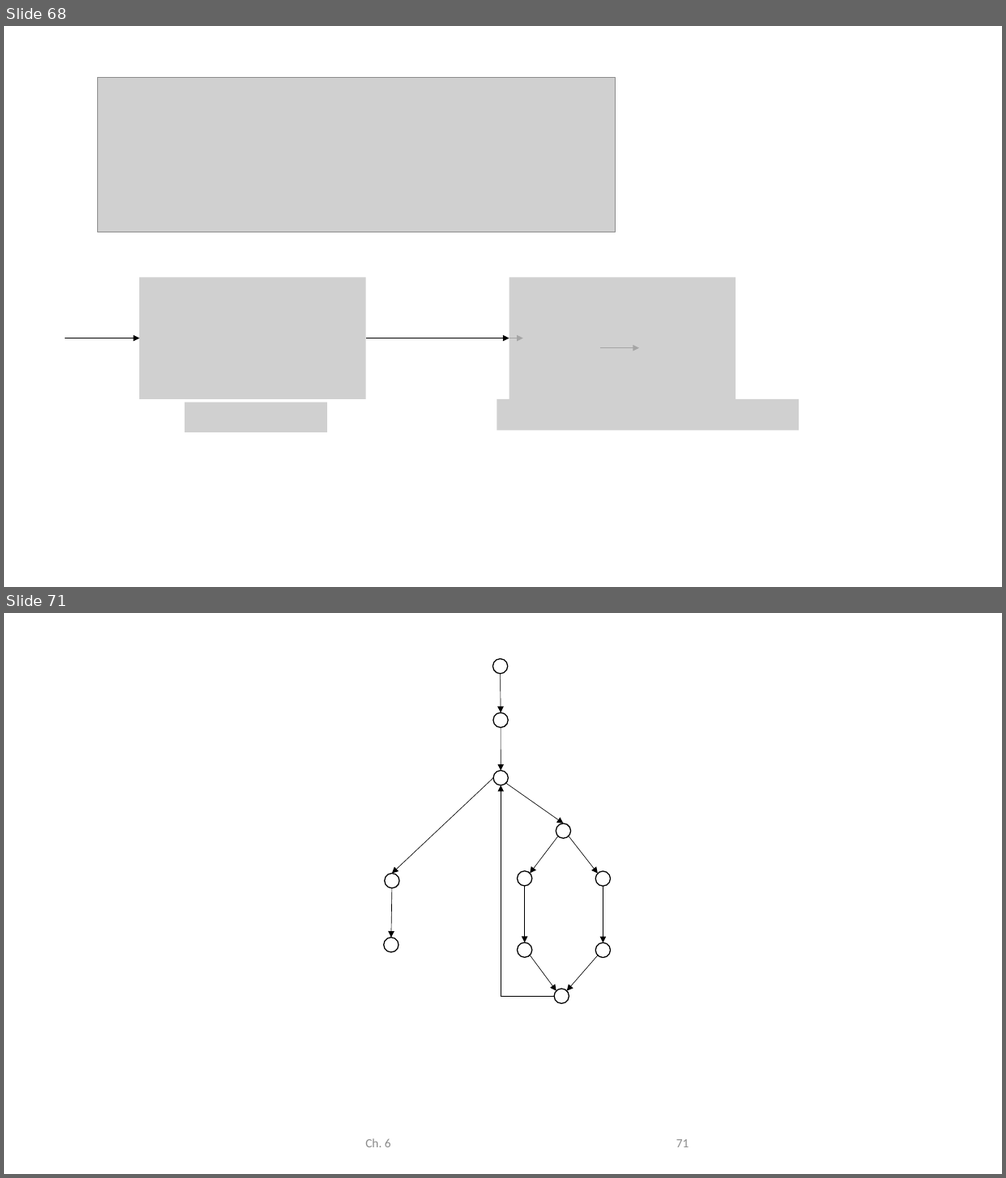
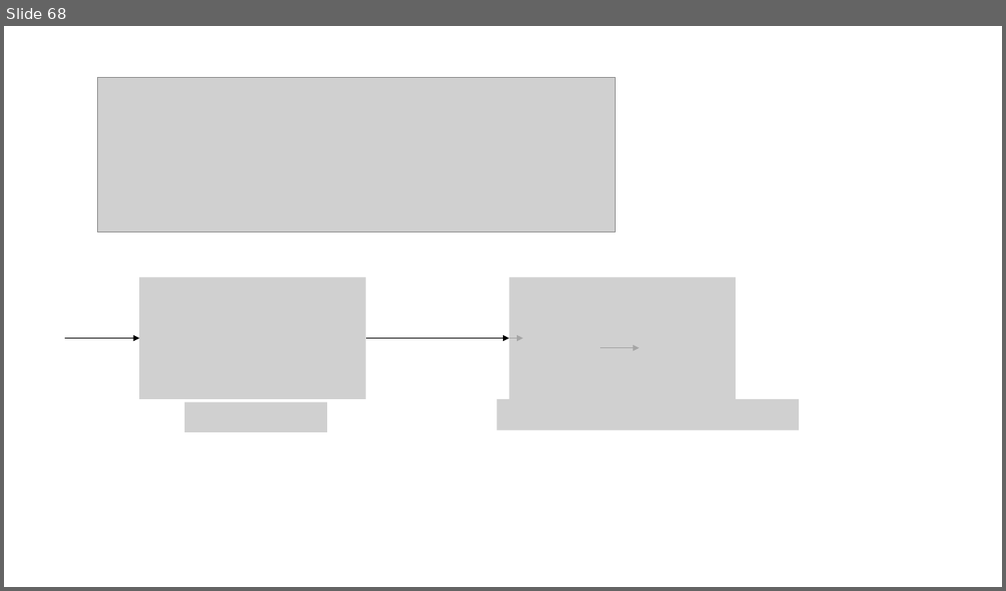
Before and after one commit to unibas-marcelluethi/software-engineering, a slide deck: docs/slides/drawings/graphics.pptx. Shown one above the other, each under a label of ours: slides 68 and 71 before the commit, slide 68 after it; the slides between them are not shown. The pictures are 1006x1178 and 1006x591 pixels, drawn with LibreOffice and Linux fonts; fonts in the diff are those of the drawing; grey boxes stand for pictures. Boxes give left, top, right and bottom in pixels: in the first picture for what was removed or moved away, otherwise in the second. Text is boxed around its words. In the diff, an @@ line names an element or a change of style, - is before the commit and + after.

```diff
--- a/docs/slides/drawings/graphics.pptx
+++ b/docs/slides/drawings/graphics.pptx
@@ slide 71 removed at [4,613,1002,1174], background #FFFFFF @@
@@ ellipse removed at [493,658,508,674] @@
@@ arrow removed from (501, 674) to (501, 713) @@
@@ ellipse removed at [493,713,509,727] @@
@@ arrow removed from (501, 727) to (501, 770) @@
@@ arrow removed from (493, 777) to (392, 874) @@
@@ ellipse removed at [493,770,509,786] @@
@@ elbow arrow removed from (554, 996) to (501, 786) @@
@@ arrow removed from (506, 783) to (563, 824) @@
@@ ellipse removed at [556,824,571,838] @@
@@ arrow removed from (558, 836) to (530, 874) @@
@@ arrow removed from (569, 836) to (598, 874) @@
@@ ellipse removed at [385,874,399,888] @@
@@ ellipse removed at [518,871,533,886] @@
@@ ellipse removed at [595,871,611,886] @@
@@ arrow removed from (392, 888) to (391, 938) @@
@@ arrow removed from (525, 886) to (525, 943) @@
@@ arrow removed from (603, 886) to (603, 943) @@
@@ ellipse removed at [384,938,398,953] @@
@@ ellipse removed at [518,943,533,958] @@
@@ ellipse removed at [595,943,611,958] @@
@@ arrow removed from (530, 955) to (556, 991) @@
@@ arrow removed from (598, 956) to (567, 991) @@
@@ ellipse removed at [554,989,569,1003] @@
@@ text removed at [365,1139,391,1148] @@
-Ch. 6
@@ page number removed at [676,1139,689,1148] @@
-71
```
Also in this commit, not shown: 2 slides changed, 1 slide added, 11 other files.
